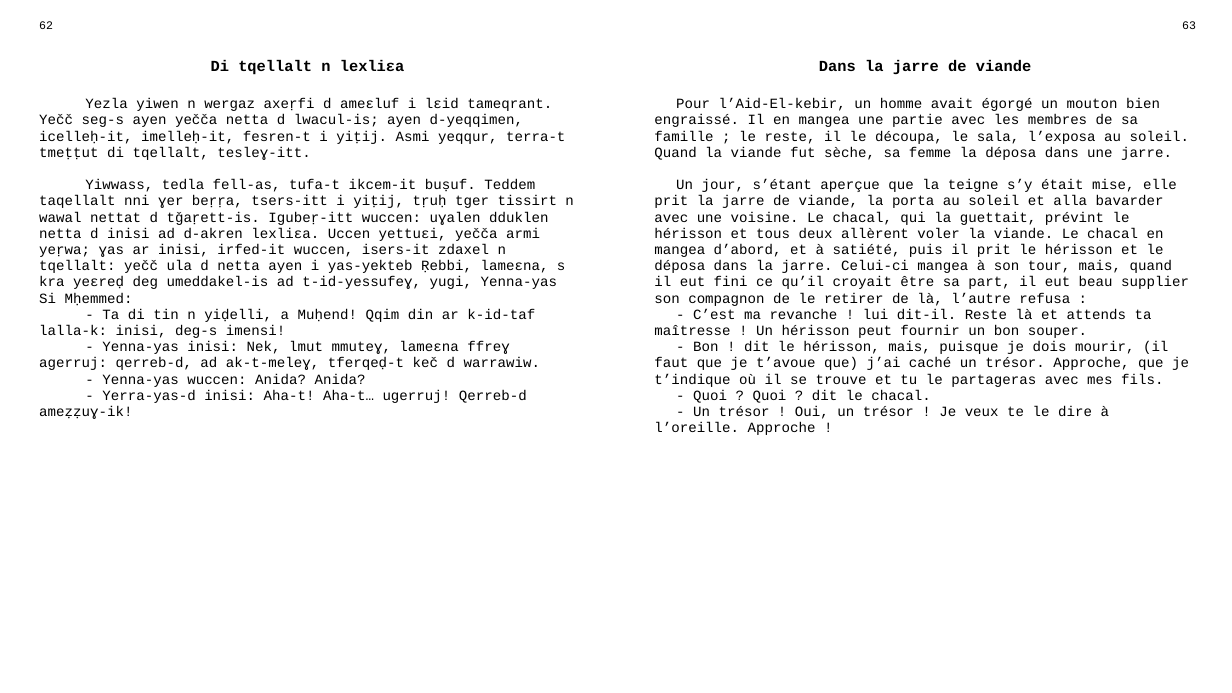
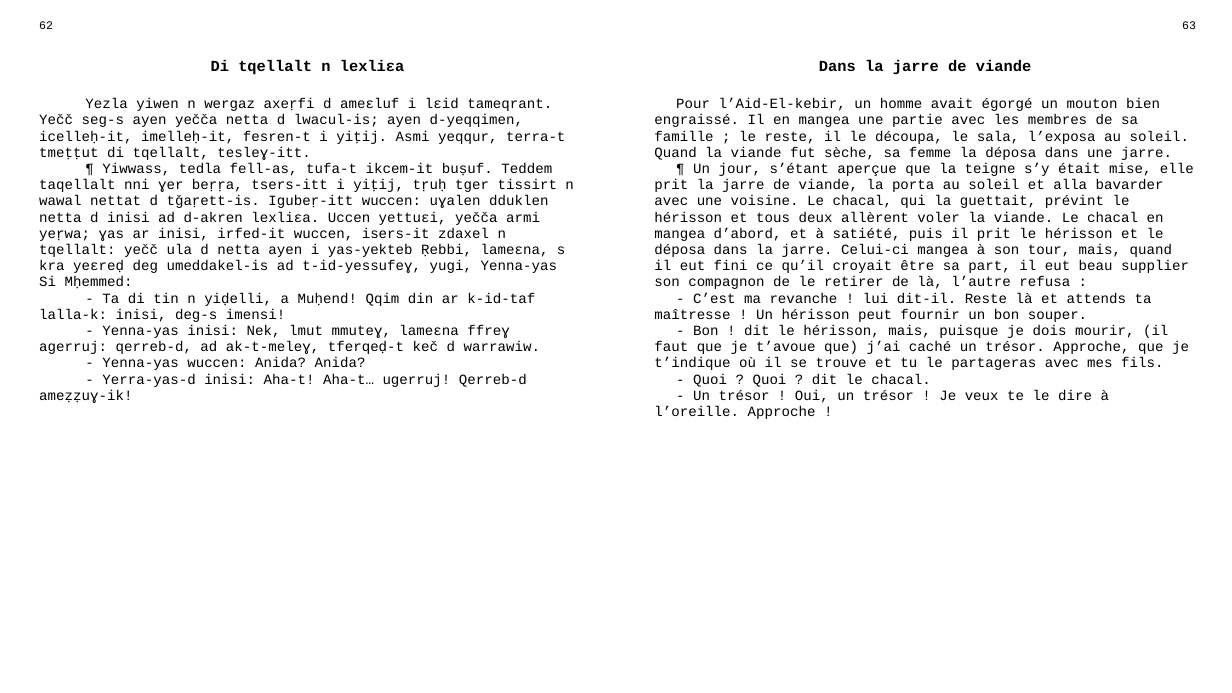
Before and after one commit to sferhah/tamacahut_n_wuccen, a slide deck: slide 26 of Uccen.ConsoleApp/uccen.pptx. Drawn at 1232x693 pixels with LibreOffice and Linux fonts; fonts in the diff are those of the drawing. Boxes give left, top, right and bottom in pixels: in the first picture for what was removed or moved away, otherwise in the second. Text is boxed around its words. In the diff, an @@ line names an element or a change of style, - is before the commit and + after.

```diff
--- a/Uccen.ConsoleApp/uccen.pptx
+++ b/Uccen.ConsoleApp/uccen.pptx
@@ table at (30,15,1205,668) @@
-row 3, column 1: Yezla yiwen n wergaz axeṛfi d ameɛluf i lɛid tameqrant. Yečč seg-s ayen yečča netta d lwacul-is; ayen d-yeqqimen, icelleḥ-it, imelleḥ-it, fesren-t i yiṭij. Asmi yeqqur, terra-t tmeṭṭut di tqellalt, tesleɣ-itt. / Yiwwass, tedla fell-as, tufa-t ikcem-it buṣuf. Teddem taqellalt nni ɣer beṛṛa, tsers-itt i yiṭij, tṛuḥ tger tissirt n wawal nettat d tǧaṛett-is. Igubeṛ-itt wuccen: uɣalen dduklen netta d inisi ad d-akren lexliɛa. Uccen yettuɛi, yečča armi yeṛwa; ɣas ar inisi, irfed-it wuccen, isers-it zdaxel n tqellalt: yečč ula d netta ayen i yas-yekteb Ṛebbi, lameɛna, s kra yeɛreḍ deg umeddakel-is ad t-id-yessufeɣ, yugi, Yenna-yas Si Mḥemmed: / - Ta di tin n yiḍelli, a Muḥend! Qqim din ar k-id-taf lalla-k: inisi, deg-s imensi! / - Yenna-yas inisi: Nek, lmut mmuteɣ, lameɛna ffreɣ agerruj: qerreb-d, ad ak-t-meleɣ, tferqeḍ-t keč d warrawiw. / - Yenna-yas wuccen: Anida? Anida? / - Yerra-yas-d inisi: Aha-t! Aha-t… ugerruj! Qerreb-d ameẓẓuɣ-ik!
+row 3, column 1: Yezla yiwen n wergaz axeṛfi d ameɛluf i lɛid tameqrant. Yečč seg-s ayen yečča netta d lwacul-is; ayen d-yeqqimen, icelleḥ-it, imelleḥ-it, fesren-t i yiṭij. Asmi yeqqur, terra-t tmeṭṭut di tqellalt, tesleɣ-itt. / ¶ Yiwwass, tedla fell-as, tufa-t ikcem-it buṣuf. Teddem taqellalt nni ɣer beṛṛa, tsers-itt i yiṭij, tṛuḥ tger tissirt n wawal nettat d tǧaṛett-is. Igubeṛ-itt wuccen: uɣalen dduklen netta d inisi ad d-akren lexliɛa. Uccen yettuɛi, yečča armi yeṛwa; ɣas ar inisi, irfed-it wuccen, isers-it zdaxel n tqellalt: yečč ula d netta ayen i yas-yekteb Ṛebbi, lameɛna, s kra yeɛreḍ deg umeddakel-is ad t-id-yessufeɣ, yugi, Yenna-yas Si Mḥemmed: / - Ta di tin n yiḍelli, a Muḥend! Qqim din ar k-id-taf lalla-k: inisi, deg-s imensi! / - Yenna-yas inisi: Nek, lmut mmuteɣ, lameɛna ffreɣ agerruj: qerreb-d, ad ak-t-meleɣ, tferqeḍ-t keč d warrawiw. / - Yenna-yas wuccen: Anida? Anida? / - Yerra-yas-d inisi: Aha-t! Aha-t… ugerruj! Qerreb-d ameẓẓuɣ-ik!
-row 3, column 3: Pour l’Aid-El-kebir, un homme avait égorgé un mouton bien engraissé. Il en mangea une partie avec les membres de sa famille ; le reste, il le découpa, le sala, l’exposa au soleil. Quand la viande fut sèche, sa femme la déposa dans une jarre. / Un jour, s’étant aperçue que la teigne s’y était mise, elle prit la jarre de viande, la porta au soleil et alla bavarder avec une voisine. Le chacal, qui la guettait, prévint le hérisson et tous deux allèrent voler la viande. Le chacal en mangea d’abord, et à satiété, puis il prit le hérisson et le déposa dans la jarre. Celui-ci mangea à son tour, mais, quand il eut fini ce qu’il croyait être sa part, il eut beau supplier son compagnon de le retirer de là, l’autre refusa : / - C’est ma revanche ! lui dit-il. Reste là et attends ta maîtresse ! Un hérisson peut fournir un bon souper. / - Bon ! dit le hérisson, mais, puisque je dois mourir, (il faut que je t’avoue que) j’ai caché un trésor. Approche, que je t’indique où il se trouve et tu le partageras avec mes fils. / - Quoi ? Quoi ? dit le chacal. / - Un trésor ! Oui, un trésor ! Je veux te le dire à l’oreille. Approche !
+row 3, column 3: Pour l’Aid-El-kebir, un homme avait égorgé un mouton bien engraissé. Il en mangea une partie avec les membres de sa famille ; le reste, il le découpa, le sala, l’exposa au soleil. Quand la viande fut sèche, sa femme la déposa dans une jarre. / ¶ Un jour, s’étant aperçue que la teigne s’y était mise, elle prit la jarre de viande, la porta au soleil et alla bavarder avec une voisine. Le chacal, qui la guettait, prévint le hérisson et tous deux allèrent voler la viande. Le chacal en mangea d’abord, et à satiété, puis il prit le hérisson et le déposa dans la jarre. Celui-ci mangea à son tour, mais, quand il eut fini ce qu’il croyait être sa part, il eut beau supplier son compagnon de le retirer de là, l’autre refusa : / - C’est ma revanche ! lui dit-il. Reste là et attends ta maîtresse ! Un hérisson peut fournir un bon souper. / - Bon ! dit le hérisson, mais, puisque je dois mourir, (il faut que je t’avoue que) j’ai caché un trésor. Approche, que je t’indique où il se trouve et tu le partageras avec mes fils. / - Quoi ? Quoi ? dit le chacal. / - Un trésor ! Oui, un trésor ! Je veux te le dire à l’oreille. Approche !
```
Also in this commit, not shown: 7 other slides changed, 7 slides added, 2 other files.
